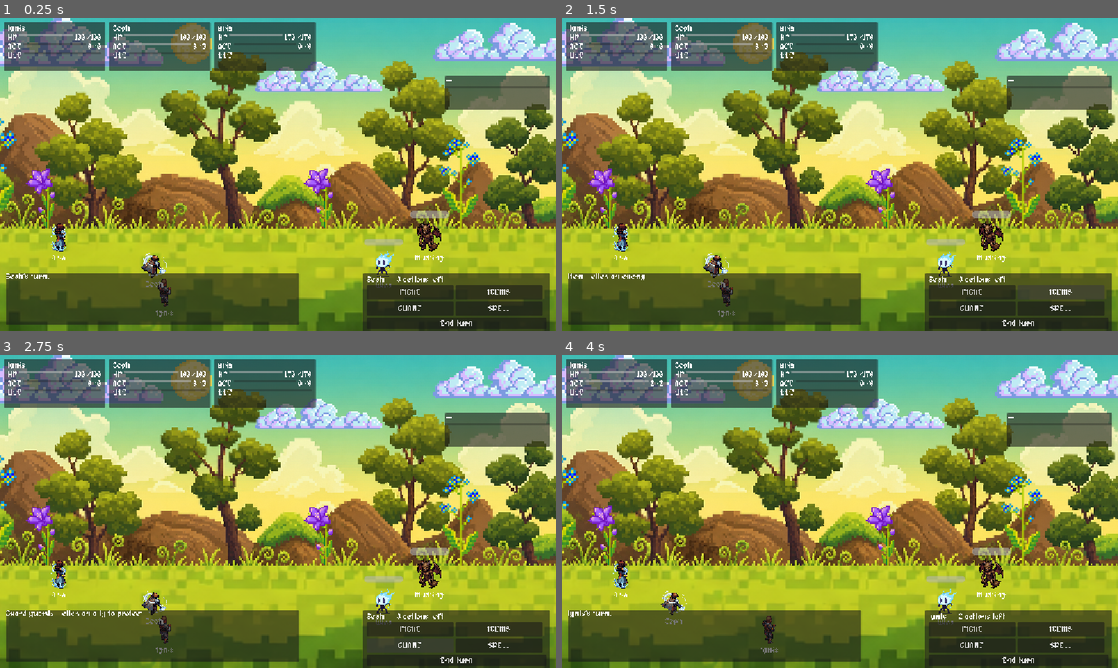
Above: before the commit, frames 1-4 (two rows, left to right).
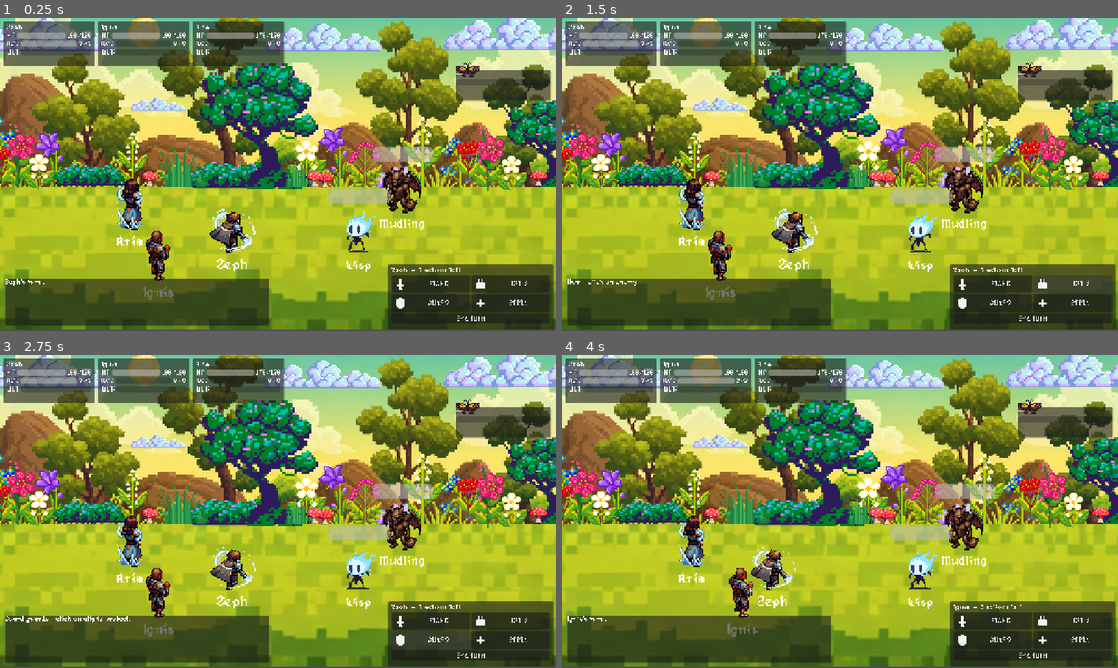
Above: after the commit, the same moments.

Repository: j75484696-bot/rpg_game_dmitra
Game: Godot game, scene res://scenes/battle/battle.tscn
Two runs of this game, one before a commit and one after it. Both use one fixed random seed, a clock stepped at 60 frames per second and the inputs below.
Inputs:
- Up to frame 1 (0.25 s): no input
- Up to frame 2 (1.5 s): click "FIGHT" at 0.5 s; click "ITEMS" at 1.25 s
- Up to frame 3 (2.75 s): click "GUARD" at 2 s
- Up to frame 4 (4 s): click "SPELL" at 2.75 s; click "End turn" at 3.5 s

The runs differ from the first frame. In frame 1, 75% of the frame differs, in the area x 0-100%, y 0-100%; in frame 2, 75%; in frame 3, 75%; in frame 4, 75%.

Commit message:
Rework the battle scene: bigger sprites, draggable formation slots, fixed HUD
- Scale heroes/enemies up (2.0x) and add draggable Marker2D slots for both
  hero and enemy formations, replacing the old enemy position formula
- Fix y-sort so characters always draw in front of effects/each other
  correctly regardless of formation overlap
- Swap Zeph into the front slot, Ignis into center
- Add placeholder action icons (fight/items/guard/spell) and a real
  background texture
- Even out HP/ACT/ULT bar sizing across hero and enemy panels
- Fix battle.gd silently overriding any background you set in the editor
  with a hardcoded default on every run
- Set an explicit 1280x720 base viewport so the HUD stops clipping

Co-Authored-By: Claude Sonnet 5 <noreply@anthropic.com>
Claude-Session: https://claude.ai/code/session_012rHbiuBAY4z2FDJCKRdJgT

Diff:
--- /dev/null
+++ b/assets/icons/icon_fight.svg
@@ -0,0 +1,6 @@
+<svg xmlns="http://www.w3.org/2000/svg" viewBox="0 0 32 32">
+  <rect x="14" y="3" width="4" height="17" fill="#f2f2f2"/>
+  <rect x="9" y="18" width="14" height="3" fill="#f2f2f2"/>
+  <rect x="14" y="21" width="4" height="6" fill="#f2f2f2"/>
+  <rect x="12" y="27" width="8" height="3" fill="#f2f2f2"/>
+</svg>
--- /dev/null
+++ b/assets/icons/icon_guard.svg
@@ -0,0 +1,3 @@
+<svg xmlns="http://www.w3.org/2000/svg" viewBox="0 0 32 32">
+  <path d="M16 3 L27 8 V16 C27 23 22 28 16 30 C10 28 5 23 5 16 V8 Z" fill="#f2f2f2"/>
+</svg>
--- /dev/null
+++ b/assets/icons/icon_items.svg
@@ -0,0 +1,5 @@
+<svg xmlns="http://www.w3.org/2000/svg" viewBox="0 0 32 32">
+  <rect x="10" y="5" width="3" height="8" fill="#f2f2f2"/>
+  <rect x="19" y="5" width="3" height="8" fill="#f2f2f2"/>
+  <rect x="6" y="12" width="20" height="16" rx="3" fill="#f2f2f2"/>
+</svg>
--- /dev/null
+++ b/assets/icons/icon_spell.svg
@@ -0,0 +1,3 @@
+<svg xmlns="http://www.w3.org/2000/svg" viewBox="0 0 32 32">
+  <path d="M16 2 L19 13 L30 16 L19 19 L16 30 L13 19 L2 16 L13 13 Z" fill="#f2f2f2"/>
+</svg>
--- a/data/heroes/ignis.tres
+++ b/data/heroes/ignis.tres
@@ -11,7 +11,7 @@
 base_stats = [24, 100, 16, 34, 28, 23]
 growth = [1, 8, 1, 4, 3, 2]
 stat_points = [0, 0, 0, 0, 0, 0]
-position = 0
+position = 1
 unlocked_skills = []
 known_spells = []
 equipped_spells = []
--- a/data/heroes/zeph.tres
+++ b/data/heroes/zeph.tres
@@ -11,7 +11,7 @@
 base_stats = [36, 100, 16, 23, 23, 28]
 growth = [2, 8, 1, 2, 2, 4]
 stat_points = [0, 0, 0, 0, 0, 0]
-position = 1
+position = 0
 unlocked_skills = []
 known_spells = []
 equipped_spells = []
--- a/project.godot
+++ b/project.godot
@@ -28,8 +28,9 @@
 
 [display]
 
+window/size/viewport_width=1280
+window/size/viewport_height=720
 window/stretch/mode="canvas_items"
-window/stretch/aspect="expand"
 
 [gui]
 
--- a/scenes/battle/battle.gd
+++ b/scenes/battle/battle.gd
@@ -12,10 +12,6 @@
 const HERO_SCENE := preload("res://scenes/battle/hero.tscn")
 const DAMAGE_NUMBER := preload("res://scenes/battle/damage_number.tscn")
 
-# Where the fight happens. Overworld encounters use the field; a dungeon fight
-# passes its own via the payload, so this is a default and not a hardcode.
-const DEFAULT_BACKGROUND := "res://assets/sprites/backgrounds/bg_field.png"
-
 # Fallback fight when the scene is launched directly rather than pushed with a
 # payload - which is what main_scene does today, so F5 always shows something.
 const DEMO_ENEMIES := [
@@ -35,8 +31,8 @@
 
 # How far the acting character steps toward the enemy, and how far everyone
 # else drifts away. This is the ONLY turn cue - there is no arrow or highlight.
-const STEP_FORWARD := 70.0
-const STEP_BACK := -18.0
+const STEP_FORWARD := 50.0
+const STEP_BACK := -40.0
 const STEP_TIME := 0.18
 
 @onready var hero_slots: Array = [
@@ -49,7 +45,12 @@
 	$Hud/HeroPanels/CenterPanel,
 	$Hud/HeroPanels/Back1Panel,
 ]
-@onready var enemies_root: Node2D = $Enemies
+@onready var enemy_slots: Array = [
+	$Enemies/Enemy1Slot,
+	$Enemies/Enemy2Slot,
+	$Enemies/Enemy3Slot,
+	$Enemies/Enemy4Slot,
+]
 @onready var enemy_panel: PanelContainer = $Hud/EnemyPanel
 @onready var enemy_name: Label = $Hud/EnemyPanel/Rows/NameLabel
 @onready var enemy_hp: ProgressBar = $Hud/EnemyPanel/Rows/HpBar
@@ -67,7 +68,7 @@
 var enemy_nodes: Array = []     # one per enemy, index-aligned with battle.enemies
 var slot_home: Array = []       # each hero slot's resting x, to step back to
 var enemy_home: Array = []      # same for enemies - never offset from CURRENT
-                                # x, or the step accumulates every turn
+								# x, or the step accumulates every turn
 
 # Which action is waiting for a target, or -1 when nothing is pending.
 var pending_action: int = -1
@@ -108,11 +109,13 @@
 	_refresh_panels()
 	battle.begin()
 
-# The pusher can name a background; otherwise the field. Missing art leaves the
-# flat fill showing rather than erroring, so a bad path never breaks a fight.
+# The pusher can name a background; otherwise leave whatever's already set on
+# the scene (its own default, editable in the editor). Missing art leaves the
+# current texture showing rather than erroring, so a bad path never breaks a
+# fight.
 func _set_background() -> void:
-	var path: String = str(Transitions.payload().get("background", DEFAULT_BACKGROUND))
-	if not ResourceLoader.exists(path):
+	var path: String = str(Transitions.payload().get("background", ""))
+	if path.is_empty() or not ResourceLoader.exists(path):
 		return
 	background.texture = load(path)
 
@@ -151,13 +154,12 @@
 		hero_nodes.append(node)
 
 func _build_enemy_nodes() -> void:
-	var count: int = battle.enemies.size()
-	for i in count:
+	for i in battle.enemies.size():
+		if i >= enemy_slots.size():
+			break
 		var e: Dictionary = battle.enemies[i]
 		var node := ENEMY_SCENE.instantiate()
-		enemies_root.add_child(node)
-		# Spread them down the right-hand side, mirroring the hero diagonal.
-		node.position = Vector2(890.0 - i * 95.0, 486.0 + i * 57.0)
+		enemy_slots[i].add_child(node)
 		node.get_node("NameLabel").text = str(e.get("name", "ENEMY"))
 		var bar: ProgressBar = node.get_node("HpBar")
 		bar.max_value = int(e.get("max_hp", 1))
@@ -165,7 +167,7 @@
 		_dress(node, str(e.get("name", "")), ["enemy", "boss"])
 		node.get_node("ClickArea").input_event.connect(_on_combatant_clicked.bind(i, false))
 		enemy_nodes.append(node)
-		enemy_home.append(node.position.x)
+		enemy_home.append(enemy_slots[i].position.x)
 
 # Give a combatant its idle animation if art exists for it, otherwise leave the
 # placeholder block showing. Art is found by name, so dropping
@@ -220,18 +222,20 @@
 # --- The turn cue: step forward, everyone else drifts back -----------------
 
 func _step(index: int, is_hero: bool) -> void:
+	# Heroes who aren't acting never move - only the current actor steps, and
+	# only they get put back on their saved spot afterward. Resetting everyone
+	# first (a no-op for whoever's already home) keeps that true regardless of
+	# whose turn just ended.
+	_reset_heroes()
 	if not is_hero:
 		# Enemies step too, or their turn has no cue at all - which matters most
 		# on a 2-action enemy, where two hits land with nothing marking who.
 		# Enemies face left, so "forward" is negative x.
 		for i in enemy_nodes.size():
 			var to_x: float = enemy_home[i] + (-STEP_FORWARD if i == index else -STEP_BACK)
-			_slide(enemy_nodes[i], to_x)
-		_reset_heroes()
-		return
-	for i in hero_nodes.size():
-		var target_x: float = slot_home[i] + (STEP_FORWARD if i == index else STEP_BACK)
-		_slide(hero_nodes[i].get_parent(), target_x)
+			_slide(enemy_nodes[i].get_parent(), to_x)
+		return
+	_slide(hero_nodes[index].get_parent(), slot_home[index] + STEP_FORWARD)
 	_reset_enemies()
 
 func _reset_heroes() -> void:
@@ -240,7 +244,7 @@
 
 func _reset_enemies() -> void:
 	for i in enemy_nodes.size():
-		_slide(enemy_nodes[i], enemy_home[i])
+		_slide(enemy_nodes[i].get_parent(), enemy_home[i])
 
 func _slide(node: Node2D, to_x: float) -> void:
 	var tween := create_tween()
--- a/scenes/battle/battle.tscn
+++ b/scenes/battle/battle.tscn
@@ -1,43 +1,69 @@
-[gd_scene load_steps=3 format=3]
+[gd_scene format=3 uid="uid://dtbfgqau50gkx"]
 
-[ext_resource type="Script" path="res://scenes/battle/battle.gd" id="1"]
+[ext_resource type="Script" uid="uid://8751vxovttrl" path="res://scenes/battle/battle.gd" id="1"]
 [ext_resource type="PackedScene" path="res://ui/hud/hero_panel.tscn" id="2"]
+[ext_resource type="Texture2D" uid="uid://da6e51syjujuy" path="res://assets/icons/icon_fight.svg" id="3"]
+[ext_resource type="Texture2D" uid="uid://dc32dktnyu2rr" path="res://assets/icons/icon_items.svg" id="4"]
+[ext_resource type="Texture2D" uid="uid://bfsc75qu4q645" path="res://assets/icons/icon_guard.svg" id="5"]
+[ext_resource type="Texture2D" uid="uid://cv5pj50u3m4ul" path="res://assets/icons/icon_spell.svg" id="6"]
+[ext_resource type="Texture2D" uid="uid://0maxre0pqyng" path="res://assets/sprites/backgrounds/bg_battle_arena.png" id="7"]
 
-[node name="Battle" type="Node2D"]
+[node name="Battle" type="Node2D" unique_id=1706695690]
 script = ExtResource("1")
 
-[node name="BackgroundLayer" type="CanvasLayer" parent="."]
+[node name="BackgroundLayer" type="CanvasLayer" parent="." unique_id=1241559108]
 layer = -1
 
-[node name="Background" type="TextureRect" parent="BackgroundLayer"]
+[node name="Background" type="TextureRect" parent="BackgroundLayer" unique_id=767305577]
 anchors_preset = 15
 anchor_right = 1.0
 anchor_bottom = 1.0
+offset_top = -2.0
+offset_bottom = -2.0
+grow_horizontal = 2
+grow_vertical = 2
+texture = ExtResource("7")
 expand_mode = 1
 stretch_mode = 6
 
-[node name="Heroes" type="Node2D" parent="."]
+[node name="Heroes" type="Node2D" parent="." unique_id=1650093630]
+z_index = 1
+y_sort_enabled = true
 
-[node name="FrontSlot" type="Node2D" parent="Heroes"]
-position = Vector2(360, 600)
+[node name="FrontSlot" type="Marker2D" parent="Heroes" unique_id=2105883562]
+position = Vector2(486, 545)
 
-[node name="CenterSlot" type="Node2D" parent="Heroes"]
-position = Vector2(250, 540)
+[node name="CenterSlot" type="Marker2D" parent="Heroes" unique_id=220381111]
+position = Vector2(365, 609)
 
-[node name="Back1Slot" type="Node2D" parent="Heroes"]
-position = Vector2(140, 486)
+[node name="Back1Slot" type="Marker2D" parent="Heroes" unique_id=1907070682]
+position = Vector2(300, 492)
 
-[node name="Enemies" type="Node2D" parent="."]
+[node name="Enemies" type="Node2D" parent="." unique_id=847741869]
+z_index = 1
+y_sort_enabled = true
 
-[node name="Vfx" type="Node2D" parent="."]
+[node name="Enemy1Slot" type="Marker2D" parent="Enemies" unique_id=636157336]
+position = Vector2(928, 454)
 
-[node name="Bgm" type="AudioStreamPlayer" parent="."]
+[node name="Enemy2Slot" type="Marker2D" parent="Enemies" unique_id=1964061190]
+position = Vector2(826, 550)
 
-[node name="Sfx" type="AudioStreamPlayer" parent="."]
+[node name="Enemy3Slot" type="Marker2D" parent="Enemies" unique_id=1923932309]
+position = Vector2(670, 600)
 
-[node name="Hud" type="CanvasLayer" parent="."]
+[node name="Enemy4Slot" type="Marker2D" parent="Enemies" unique_id=788451061]
+position = Vector2(560, 635)
 
-[node name="HeroPanels" type="HBoxContainer" parent="Hud"]
+[node name="Vfx" type="Node2D" parent="." unique_id=819579370]
+
+[node name="Bgm" type="AudioStreamPlayer" parent="." unique_id=149620753]
+
+[node name="Sfx" type="AudioStreamPlayer" parent="." unique_id=2004597606]
+
+[node name="Hud" type="CanvasLayer" parent="." unique_id=1573254410]
+
+[node name="HeroPanels" type="HBoxContainer" parent="Hud" unique_id=960452611]
 anchors_preset = 10
 anchor_right = 1.0
 offset_left = 8.0
@@ -46,13 +72,16 @@
 offset_bottom = 110.0
 theme_override_constants/separation = 8
 
-[node name="FrontPanel" parent="Hud/HeroPanels" instance=ExtResource("2")]
+[node name="FrontPanel" parent="Hud/HeroPanels" unique_id=907357475 instance=ExtResource("2")]
+layout_mode = 2
 
-[node name="CenterPanel" parent="Hud/HeroPanels" instance=ExtResource("2")]
+[node name="CenterPanel" parent="Hud/HeroPanels" unique_id=2098648340 instance=ExtResource("2")]
+layout_mode = 2
 
-[node name="Back1Panel" parent="Hud/HeroPanels" instance=ExtResource("2")]
+[node name="Back1Panel" parent="Hud/HeroPanels" unique_id=819814191 instance=ExtResource("2")]
+layout_mode = 2
 
-[node name="EnemyPanel" type="PanelContainer" parent="Hud"]
+[node name="EnemyPanel" type="PanelContainer" parent="Hud" unique_id=1755323798]
 anchors_preset = 1
 anchor_left = 1.0
 anchor_right = 1.0
@@ -61,15 +90,19 @@
 offset_right = -12.0
 offset_bottom = 190.0
 
-[node name="Rows" type="VBoxContainer" parent="Hud/EnemyPanel"]
+[node name="Rows" type="VBoxContainer" parent="Hud/EnemyPanel" unique_id=1870078115]
+layout_mode = 2
 
-[node name="NameLabel" type="Label" parent="Hud/EnemyPanel/Rows"]
+[node name="NameLabel" type="Label" parent="Hud/EnemyPanel/Rows" unique_id=601118355]
+layout_mode = 2
 text = "—"
 
-[node name="HpBar" type="ProgressBar" parent="Hud/EnemyPanel/Rows"]
+[node name="HpBar" type="ProgressBar" parent="Hud/EnemyPanel/Rows" unique_id=1841349666]
+custom_minimum_size = Vector2(0, 15)
+layout_mode = 2
 show_percentage = false
 
-[node name="MessageLog" type="PanelContainer" parent="Hud"]
+[node name="MessageLog" type="PanelContainer" parent="Hud" unique_id=1346528282]
 anchors_preset = 2
 anchor_top = 1.0
 anchor_bottom = 1.0
@@ -78,54 +111,74 @@
 offset_right = 620.0
 offset_bottom = -12.0
 
-[node name="Text" type="RichTextLabel" parent="Hud/MessageLog"]
+[node name="Text" type="RichTextLabel" parent="Hud/MessageLog" unique_id=714288554]
+layout_mode = 2
 
-[node name="ActionMenu" type="PanelContainer" parent="Hud"]
+[node name="ActionMenu" type="PanelContainer" parent="Hud" unique_id=797538020]
 anchors_preset = 3
 anchor_left = 1.0
 anchor_top = 1.0
 anchor_right = 1.0
 anchor_bottom = 1.0
-offset_left = -400.0
-offset_top = -120.0
-offset_right = -12.0
-offset_bottom = -12.0
+offset_left = -386.0
+offset_top = -153.0
+offset_right = -6.0
+offset_bottom = -3.0
+grow_horizontal = 0
+grow_vertical = 0
 
-[node name="Margin" type="MarginContainer" parent="Hud/ActionMenu"]
+[node name="Margin" type="MarginContainer" parent="Hud/ActionMenu" unique_id=768752584]
+layout_mode = 2
 theme_override_constants/margin_left = 8
 theme_override_constants/margin_top = 6
 theme_override_constants/margin_right = 8
 theme_override_constants/margin_bottom = 6
 
-[node name="Rows" type="VBoxContainer" parent="Hud/ActionMenu/Margin"]
+[node name="Rows" type="VBoxContainer" parent="Hud/ActionMenu/Margin" unique_id=220801308]
+layout_mode = 2
 
-[node name="ActorLabel" type="Label" parent="Hud/ActionMenu/Margin/Rows"]
+[node name="ActorLabel" type="Label" parent="Hud/ActionMenu/Margin/Rows" unique_id=1489069996]
+layout_mode = 2
 text = "—"
 
-[node name="Buttons" type="GridContainer" parent="Hud/ActionMenu/Margin/Rows"]
+[node name="Buttons" type="GridContainer" parent="Hud/ActionMenu/Margin/Rows" unique_id=56056913]
+layout_mode = 2
 columns = 2
 
-[node name="AttackButton" type="Button" parent="Hud/ActionMenu/Margin/Rows/Buttons"]
-custom_minimum_size = Vector2(180, 30)
+[node name="AttackButton" type="Button" parent="Hud/ActionMenu/Margin/Rows/Buttons" unique_id=33206160]
+custom_minimum_size = Vector2(180, 36)
+layout_mode = 2
 text = "FIGHT"
+icon = ExtResource("3")
 
-[node name="ItemButton" type="Button" parent="Hud/ActionMenu/Margin/Rows/Buttons"]
-custom_minimum_size = Vector2(180, 30)
+[node name="ItemButton" type="Button" parent="Hud/ActionMenu/Margin/Rows/Buttons" unique_id=1352120539]
+custom_minimum_size = Vector2(180, 36)
+layout_mode = 2
 text = "ITEMS"
+icon = ExtResource("4")
 
-[node name="GuardButton" type="Button" parent="Hud/ActionMenu/Margin/Rows/Buttons"]
-custom_minimum_size = Vector2(180, 30)
+[node name="GuardButton" type="Button" parent="Hud/ActionMenu/Margin/Rows/Buttons" unique_id=1743914441]
+custom_minimum_size = Vector2(180, 36)
+layout_mode = 2
 text = "GUARD"
+icon = ExtResource("5")
 
-[node name="SpellButton" type="Button" parent="Hud/ActionMenu/Margin/Rows/Buttons"]
-custom_minimum_size = Vector2(180, 30)
+[node name="SpellButton" type="Button" parent="Hud/ActionMenu/Margin/Rows/Buttons" unique_id=651580480]
+custom_minimum_size = Vector2(180, 36)
+layout_mode = 2
 text = "SPELL"
+icon = ExtResource("6")
 
-[node name="EndTurnButton" type="Button" parent="Hud/ActionMenu/Margin/Rows"]
+[node name="EndTurnButton" type="Button" parent="Hud/ActionMenu/Margin/Rows" unique_id=79984481]
+layout_mode = 2
 text = "End turn"
 
-[node name="TurnIndicator" type="Control" parent="Hud"]
+[node name="TurnIndicator" type="Control" parent="Hud" unique_id=915846182]
+layout_mode = 3
+anchors_preset = 0
 mouse_filter = 2
 
-[node name="DamageNumbers" type="Control" parent="Hud"]
+[node name="DamageNumbers" type="Control" parent="Hud" unique_id=2109320924]
+layout_mode = 3
+anchors_preset = 0
 mouse_filter = 2
--- a/scenes/battle/enemy.tscn
+++ b/scenes/battle/enemy.tscn
@@ -4,6 +4,7 @@
 size = Vector2(56, 64)
 
 [node name="Enemy" type="Node2D"]
+scale = Vector2(1.75, 1.75)
 
 [node name="Placeholder" type="ColorRect" parent="."]
 offset_left = -32.0
@@ -16,9 +17,9 @@
 
 [node name="HpBar" type="ProgressBar" parent="."]
 offset_left = -40.0
-offset_top = -86.0
+offset_top = -90.0
 offset_right = 40.0
-offset_bottom = -72.0
+offset_bottom = -70.0
 show_percentage = false
 
 [node name="NameLabel" type="Label" parent="."]
--- a/scenes/battle/hero.tscn
+++ b/scenes/battle/hero.tscn
@@ -4,6 +4,7 @@
 size = Vector2(56, 64)
 
 [node name="Hero" type="Node2D"]
+scale = Vector2(2.0, 2.0)
 
 [node name="Placeholder" type="ColorRect" parent="."]
 offset_left = -32.0
--- a/ui/hud/hero_panel.tscn
+++ b/ui/hud/hero_panel.tscn
@@ -1,51 +1,65 @@
-[gd_scene format=3]
+[gd_scene format=3 uid="uid://bkdi1psb01nr7"]
 
-[node name="HeroPanel" type="PanelContainer"]
+[node name="HeroPanel" type="PanelContainer" unique_id=964003691]
 custom_minimum_size = Vector2(210, 0)
 
-[node name="Margin" type="MarginContainer" parent="."]
+[node name="Margin" type="MarginContainer" parent="." unique_id=981968241]
+layout_mode = 2
 theme_override_constants/margin_left = 8
 theme_override_constants/margin_top = 6
 theme_override_constants/margin_right = 8
 theme_override_constants/margin_bottom = 6
 
-[node name="Rows" type="VBoxContainer" parent="Margin"]
+[node name="Rows" type="VBoxContainer" parent="Margin" unique_id=1756139932]
+layout_mode = 2
 
-[node name="NameLabel" type="Label" parent="Margin/Rows"]
+[node name="NameLabel" type="Label" parent="Margin/Rows" unique_id=1163080065]
+layout_mode = 2
 text = "HERO"
 
-[node name="HpRow" type="HBoxContainer" parent="Margin/Rows"]
+[node name="HpRow" type="HBoxContainer" parent="Margin/Rows" unique_id=1226023612]
+layout_mode = 2
 
-[node name="HpTag" type="Label" parent="Margin/Rows/HpRow"]
+[node name="HpTag" type="Label" parent="Margin/Rows/HpRow" unique_id=737322661]
+layout_mode = 2
 text = "HP"
 
-[node name="HpBar" type="ProgressBar" parent="Margin/Rows/HpRow"]
-custom_minimum_size = Vector2(90, 0)
+[node name="HpBar" type="ProgressBar" parent="Margin/Rows/HpRow" unique_id=608783412]
+custom_minimum_size = Vector2(90, 15)
+layout_mode = 2
 size_flags_horizontal = 3
 show_percentage = false
 
-[node name="HpValue" type="Label" parent="Margin/Rows/HpRow"]
+[node name="HpValue" type="Label" parent="Margin/Rows/HpRow" unique_id=1035999189]
+layout_mode = 2
 text = "0/0"
 
-[node name="StaminaRow" type="HBoxContainer" parent="Margin/Rows"]
+[node name="StaminaRow" type="HBoxContainer" parent="Margin/Rows" unique_id=1018418882]
+layout_mode = 2
 
-[node name="StaminaTag" type="Label" parent="Margin/Rows/StaminaRow"]
+[node name="StaminaTag" type="Label" parent="Margin/Rows/StaminaRow" unique_id=533410271]
+layout_mode = 2
 text = "ACT"
 
-[node name="StaminaBar" type="ProgressBar" parent="Margin/Rows/StaminaRow"]
-custom_minimum_size = Vector2(90, 0)
+[node name="StaminaBar" type="ProgressBar" parent="Margin/Rows/StaminaRow" unique_id=573701363]
+custom_minimum_size = Vector2(90, 15)
+layout_mode = 2
 size_flags_horizontal = 3
 show_percentage = false
 
-[node name="StaminaValue" type="Label" parent="Margin/Rows/StaminaRow"]
+[node name="StaminaValue" type="Label" parent="Margin/Rows/StaminaRow" unique_id=1719230423]
+layout_mode = 2
 text = "0/0"
 
-[node name="UltRow" type="HBoxContainer" parent="Margin/Rows"]
+[node name="UltRow" type="HBoxContainer" parent="Margin/Rows" unique_id=2006957170]
+layout_mode = 2
 
-[node name="UltTag" type="Label" parent="Margin/Rows/UltRow"]
+[node name="UltTag" type="Label" parent="Margin/Rows/UltRow" unique_id=2111450752]
+layout_mode = 2
 text = "ULT"
 
-[node name="UltBar" type="ProgressBar" parent="Margin/Rows/UltRow"]
-custom_minimum_size = Vector2(90, 0)
+[node name="UltBar" type="ProgressBar" parent="Margin/Rows/UltRow" unique_id=924574535]
+custom_minimum_size = Vector2(90, 15)
+layout_mode = 2
 size_flags_horizontal = 3
 show_percentage = false
Not shown, added: assets/icons/icon_fight.svg.import
Not shown, added: assets/icons/icon_guard.svg.import
Not shown, added: assets/icons/icon_items.svg.import
Not shown, added: assets/icons/icon_spell.svg.import
Binary file added: assets/sprites/backgrounds/bg_battle_arena.png
Not shown, added: assets/sprites/backgrounds/bg_battle_arena.png.import
